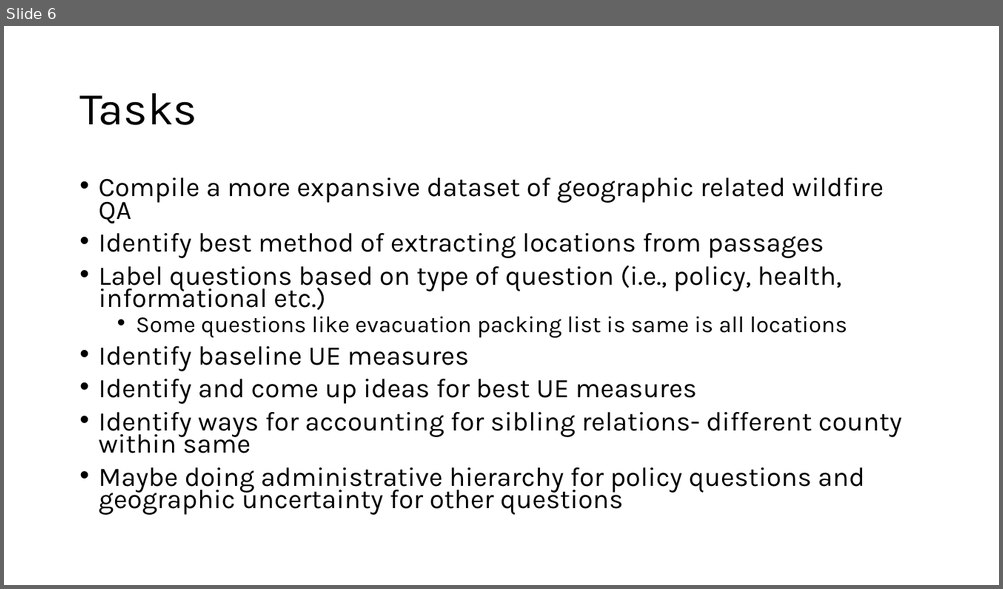
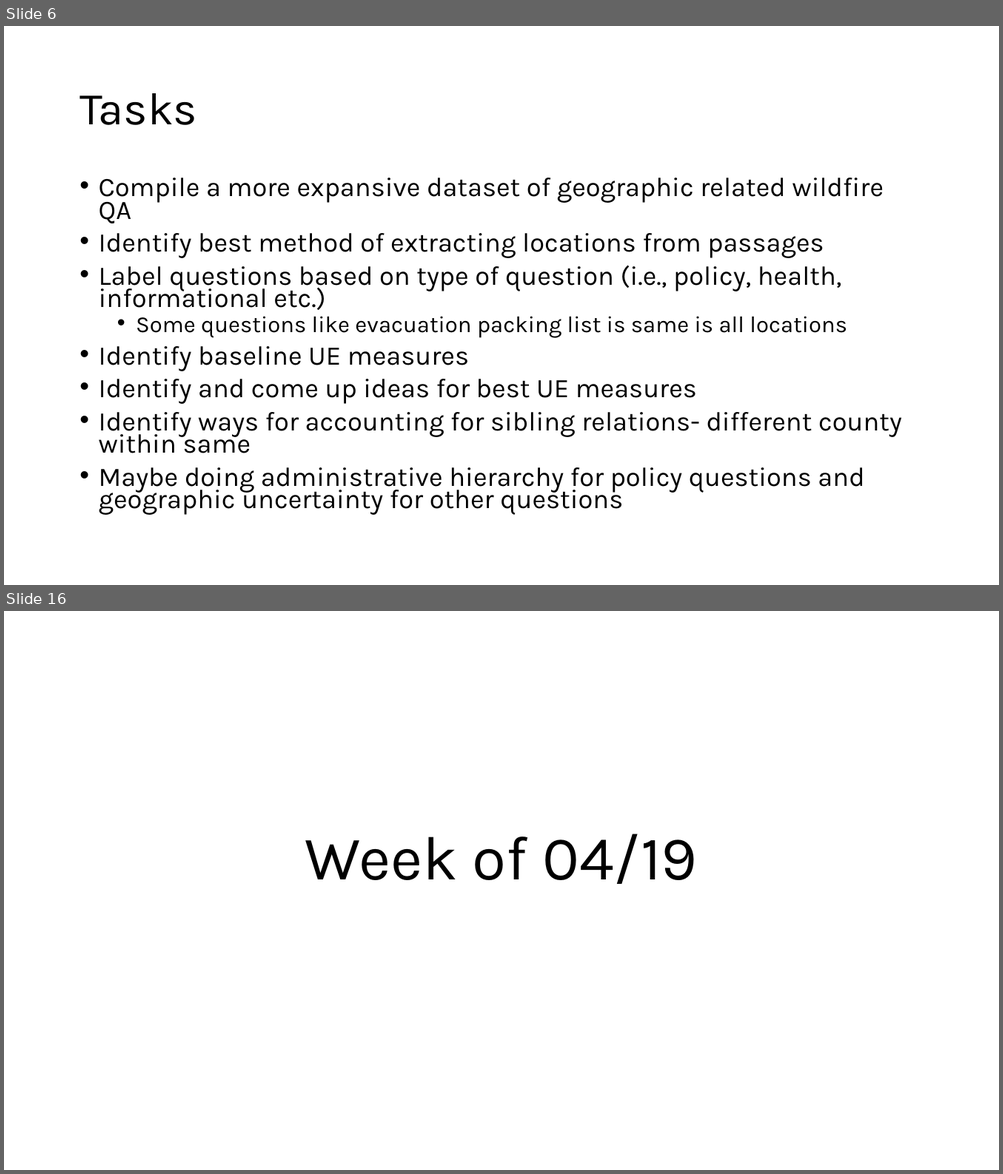
Before and after one commit to meenuravi18/wildfire_research_project, a slide deck: GeoRAG_ideas.pptx. Shown one above the other, each under a label of ours: slide 6 before the commit, slides 6 and 16 after it; the slides between them are not shown. The pictures are 1003x589 and 1003x1174 pixels, drawn with LibreOffice and Linux fonts; fonts in the diff are those of the drawing. Boxes give left, top, right and bottom in pixels: in the first picture for what was removed or moved away, otherwise in the second. Text is boxed around its words. In the diff, an @@ line names an element or a change of style, - is before the commit and + after.

```diff
--- a/GeoRAG_ideas.pptx
+++ b/GeoRAG_ideas.pptx
@@ slide 16 added at [4, 611, 999, 1170], background #FFFFFF @@
@@ title added at [305, 834, 697, 884], 60 pt, text #000000 @@
+Week of 04/19
```
Also in this commit, not shown: 24 other slides added, 1 slide removed.
